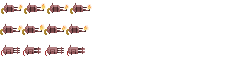
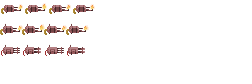
Layered file, before and after one edit (252×84). Changes by layer:
painted on "tank_flame_gun.png" over [6, 2, 95, 14]
